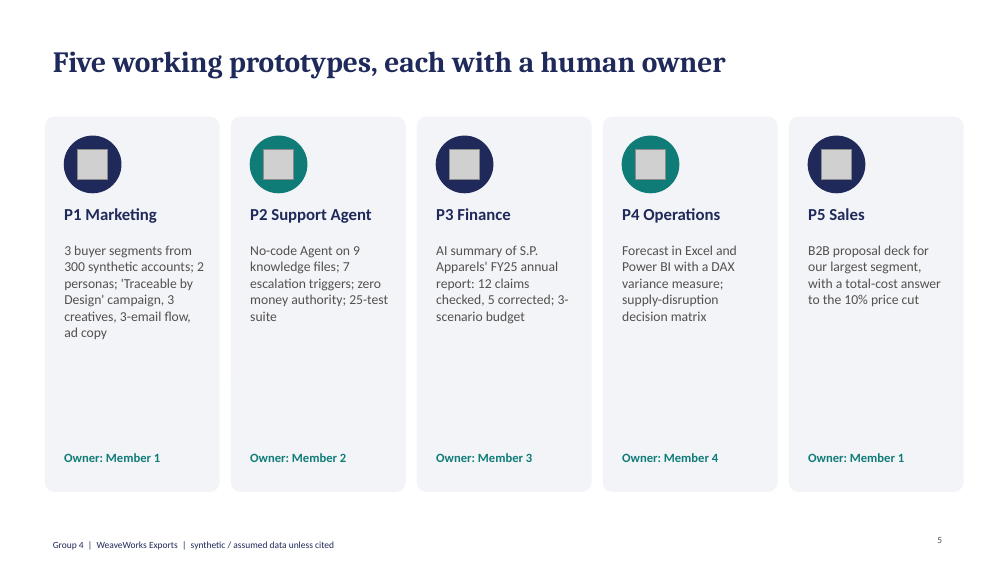
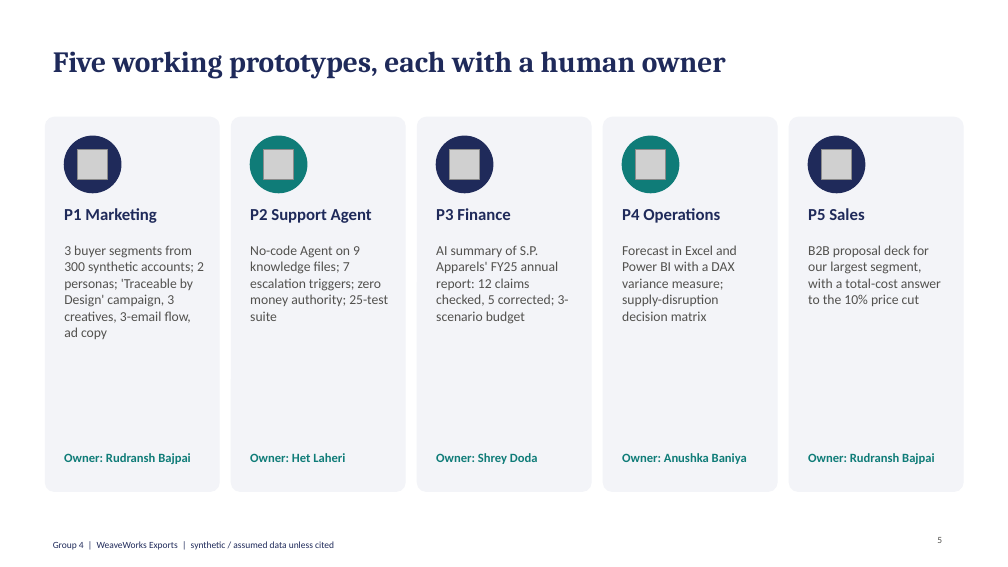
Before and after one commit to RudyDoody/GenAI, a slide deck: slide 5 of 05_Defend/Board_Pitch_Deck.pptx. Drawn at 1008x567 pixels with LibreOffice and Linux fonts; fonts in the diff are those of the drawing; grey boxes stand for pictures. Boxes give left, top, right and bottom in pixels: in the first picture for what was removed or moved away, otherwise in the second. Text is boxed around its words. In the diff, an @@ line names an element or a change of style, - is before the commit and + after.

```diff
--- a/05_Defend/Board_Pitch_Deck.pptx
+++ b/05_Defend/Board_Pitch_Deck.pptx
@@ text at box(64, 453, 191, 464): text changed @@
-Owner: Member 1
+Owner: Rudransh Bajpai
@@ text at box(250, 453, 345, 462): text changed @@
-Owner: Member 2
+Owner: Het Laheri
@@ text at box(436, 453, 538, 464): text changed @@
-Owner: Member 3
+Owner: Shrey Doda
@@ text at box(622, 453, 747, 464): text changed @@
-Owner: Member 4
+Owner: Anushka Baniya
@@ text at box(808, 453, 935, 464): text changed @@
-Owner: Member 1
+Owner: Rudransh Bajpai
```
Also in this commit, not shown: 1 other slide changed, 29 other files.
